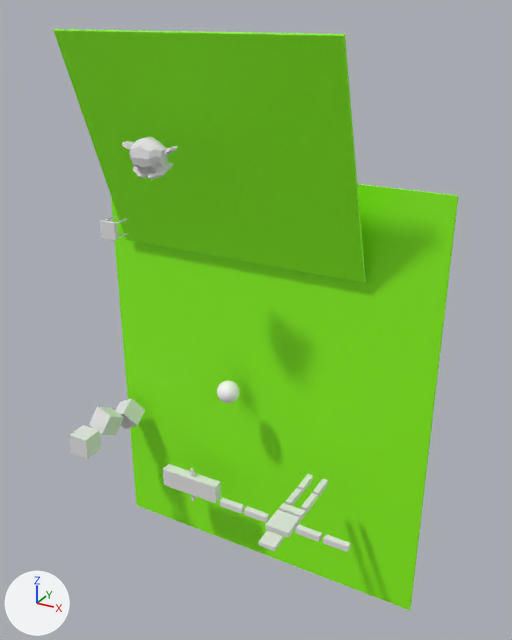
Two versions of the glTF model assets/game.glb, one commit apart.
Rendered twice from a 50 mm lens placed at (27.3, -50.6, 31.7), pointed at (1.6, -4.0, 8.4). Lighting does not change. The marker at lower left points along +X, +Y and +Z. Where no turn or scale is listed for an object, it has been applied to the vertices.

The first picture shows 'Suzanne', 'ground', 'ground.001', 'hinge_body', 'player', 'pole_1.001', 'pole_1.002'.
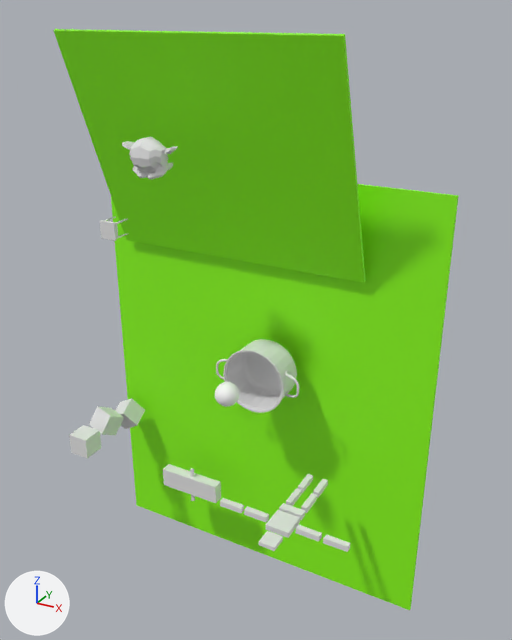
Changed parts and their boxes [x1, y1, x2, y2] in the pictures (512 x 640 px):
'KitchenPot', added
    after: [216, 339, 299, 413]
'player', moved
    before: [217, 381, 240, 403]
    after: [215, 382, 239, 407]

The change, as a list of edits to the scene's bpy script:
```text
Add me_kitchenpot:
    me_kitchenpot.from_pydata(...)  # 1144 vertices, 2310 faces; spans x -3.93..4.08, y -1.53..1.89, z -2.86..2.91
Change ob_player:
    ob_player.location: (-1.42, -3.53, 0.67) -> (1.01, -7.71, 3.18)
Add ob_kitchenpot:
    ob_kitchenpot = bpy.data.objects.new('KitchenPot', me_kitchenpot)
    ob_kitchenpot.location = (1.68, -3.25, 3.07)
```
